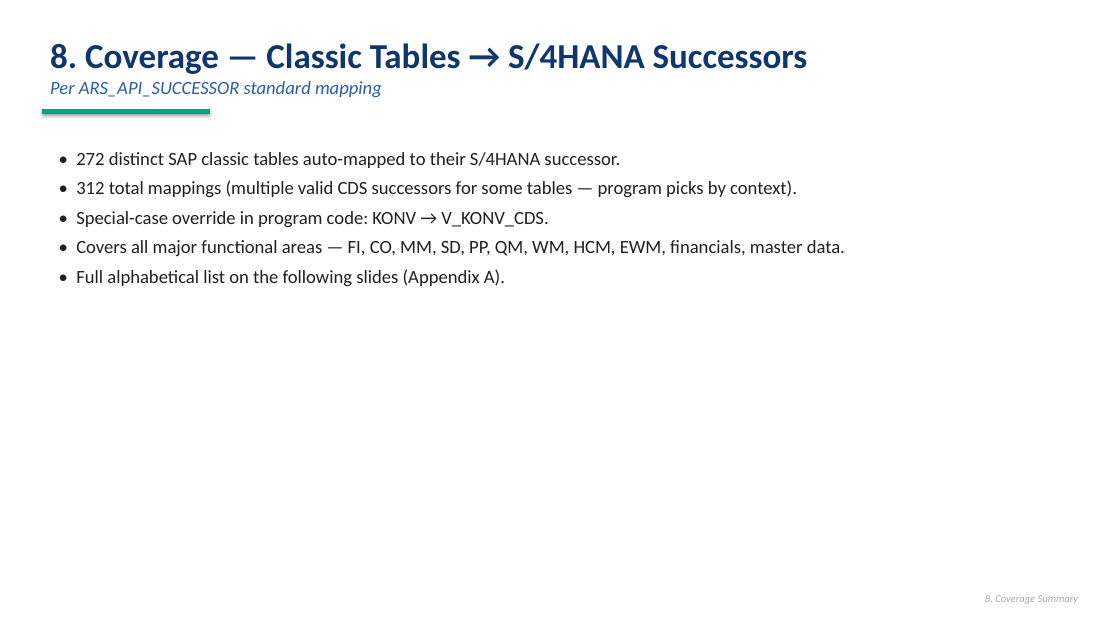
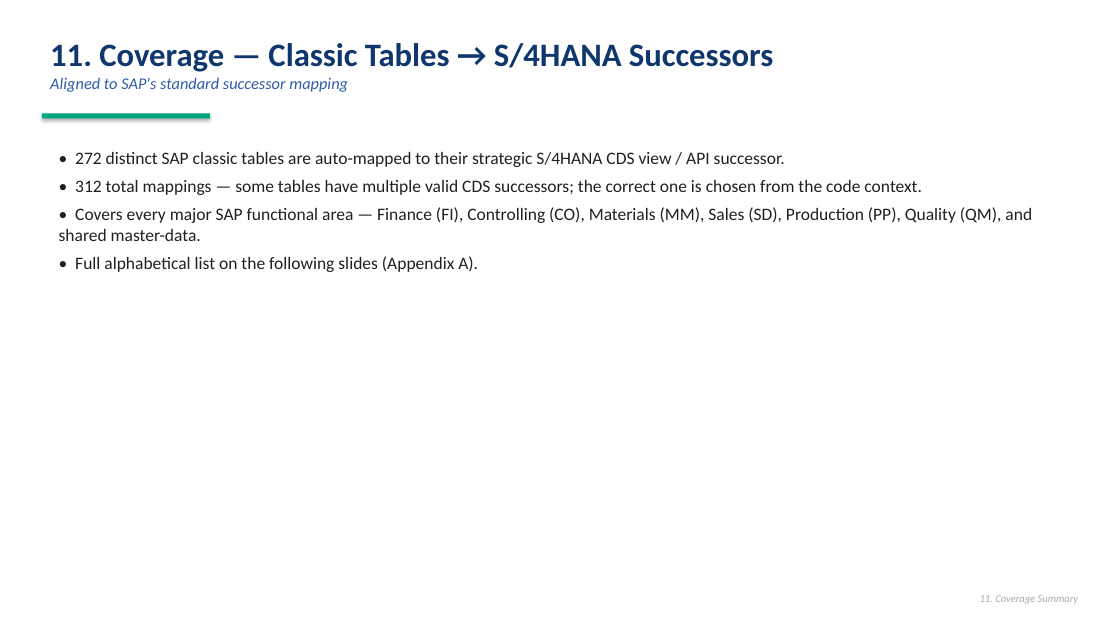
Before and after one commit to vaibhavdiligent/ONGC-CST-Purchase-Date-Sharing-, a slide deck: slide 15 of ZATC_RESULT_CORRECTION_CAPABILITIES.pptx (slide 16 before the commit). Drawn at 1120x630 pixels with LibreOffice and Linux fonts; fonts in the diff are those of the drawing. Boxes give left, top, right and bottom in pixels: in the first picture for what was removed or moved away, otherwise in the second. Text is boxed around its words. In the diff, an @@ line names an element or a change of style, - is before the commit and + after.

```diff
--- a/ZATC_RESULT_CORRECTION_CAPABILITIES.pptx
+++ b/ZATC_RESULT_CORRECTION_CAPABILITIES.pptx
@@ text at (50,43,773,92): text changed; size 30 to 28 pt @@
-8. Coverage — Classic Tables → S/4HANA Successors
-Per ARS_API_SUCCESSOR standard mapping
+11. Coverage — Classic Tables → S/4HANA Successors
+Aligned to SAP's standard successor mapping
@@ rectangle: place and size @@
-rectangle at (42,109,210,114)
+rectangle at (42,113,210,118)
@@ text at (59,152,1032,241): text changed; size 16 to 15 pt @@
-• 272 distinct SAP classic tables auto-mapped to their S/4HANA successor.
-• 312 total mappings (multiple valid CDS successors for some tables — program picks by context).
-• Special-case override in program code: KONV → V_KONV_CDS.
-• Covers all major functional areas — FI, CO, MM, SD, PP, QM, WM, HCM, EWM, financials, master data.
+• 272 distinct SAP classic tables are auto-mapped to their strategic S/4HANA CDS view / API successor.
+• 312 total mappings — some tables have multiple valid CDS successors; the correct one is chosen from the code context.
+• Covers every major SAP functional area — Finance (FI), Controlling (CO), Materials (MM), Sales (SD), Production (PP), Quality (QM), and shared master-data.
@@ text at (75,256,478,272): size 16 to 15 pt in "• Full alphabetical list on the following ..." @@
@@ text at (980,595,1079,604): text changed @@
-8. Coverage Summary
+11. Coverage Summary
```
Also in this commit, not shown: 20 other slides changed, 1 slide added, 2 slides removed.
